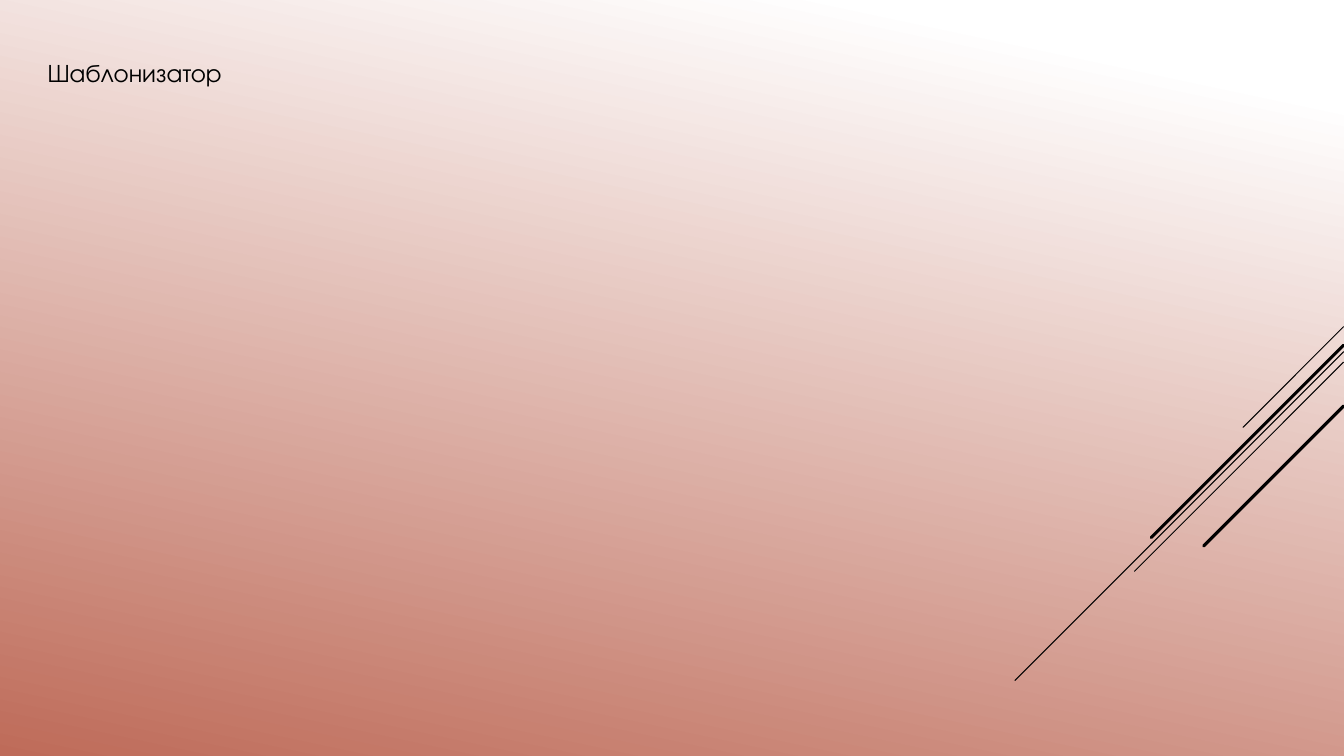
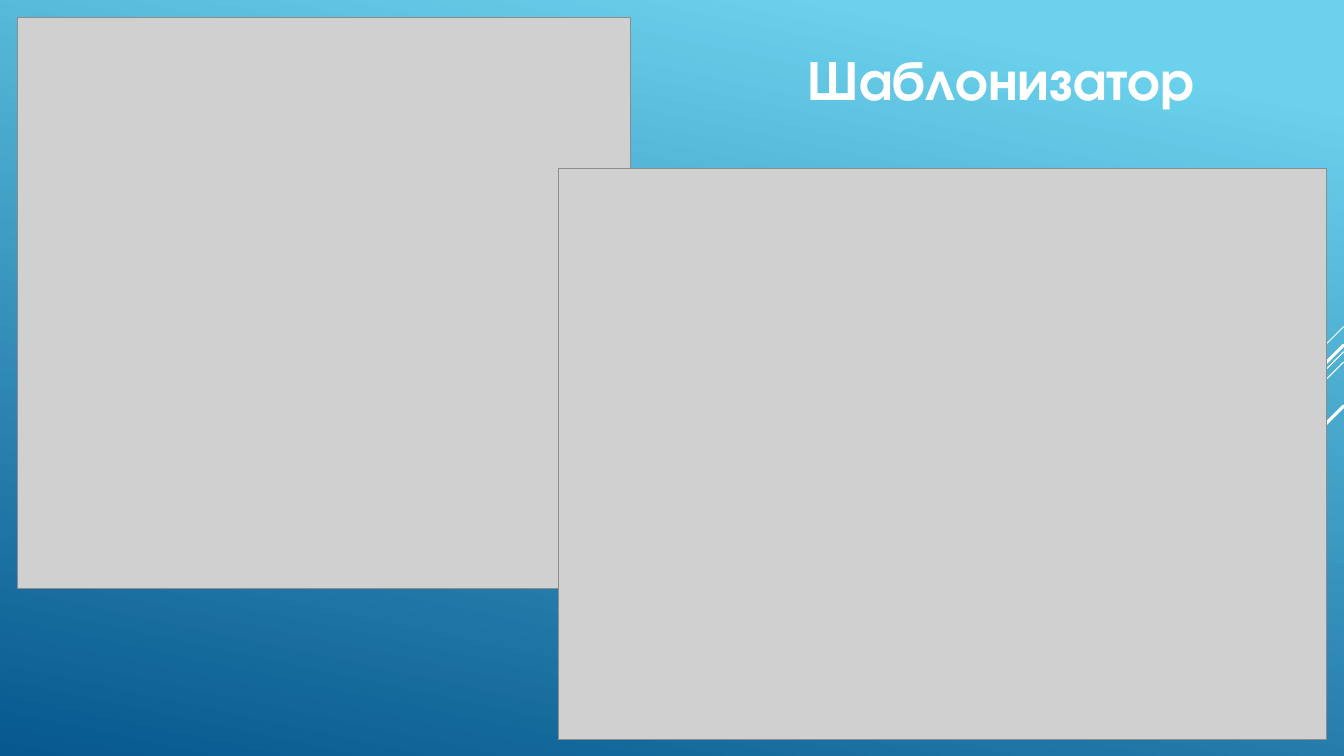
Before and after one commit to pgee-dzi2024/Theme_03, a slide deck: slide 7 of 03 Айсел Фейзи/Защита теория.pptx. Drawn at 1344x756 pixels with LibreOffice and Linux fonts; fonts in the diff are those of the drawing; grey boxes stand for pictures. Boxes give left, top, right and bottom in pixels: in the first picture for what was removed or moved away, otherwise in the second. Text is boxed around its words. In the diff, an @@ line names an element or a change of style, - is before the commit and + after.

```diff
--- a/03 Айсел Фейзи/Защита теория.pptx
+++ b/03 Айсел Фейзи/Защита теория.pptx
@@ background gradient #FFFFFF to #C26A56 to gradient #6ED2EB to #06588E @@
@@ picture added at (x1=18, y1=18, x2=631, y2=590) @@
@@ text "Шаблонизатор" moved from (x1=48, y1=65, x2=222, y2=87) to (x1=808, y1=62, x2=1194, y2=110) @@
@@ text "Шаблонизатор" at (x1=808, y1=62, x2=1194, y2=110): size 18 to 40 pt, text colour #000000 to #FFFFFF, bold on @@
@@ picture added at (x1=559, y1=168, x2=1327, y2=740) @@
@@ line (1344, 327) - (1243, 427): stroke #000000 0.75 pt to #FFFFFF 0.75 pt @@
@@ line (1344, 352) - (1015, 681): stroke #000000 0.75 pt to #FFFFFF 0.75 pt @@
@@ line (1344, 345) - (1151, 537): stroke #000000 2.25 pt to #FFFFFF 2.25 pt @@
@@ line (1344, 362) - (1135, 572): stroke #000000 0.75 pt to #FFFFFF 0.75 pt @@
@@ line (1344, 406) - (1204, 546): stroke #000000 2.25 pt to #FFFFFF 2.25 pt @@
```
Also in this commit, not shown: 6 other slides changed, 3 slides added, 3 slides removed, 4 other files.
